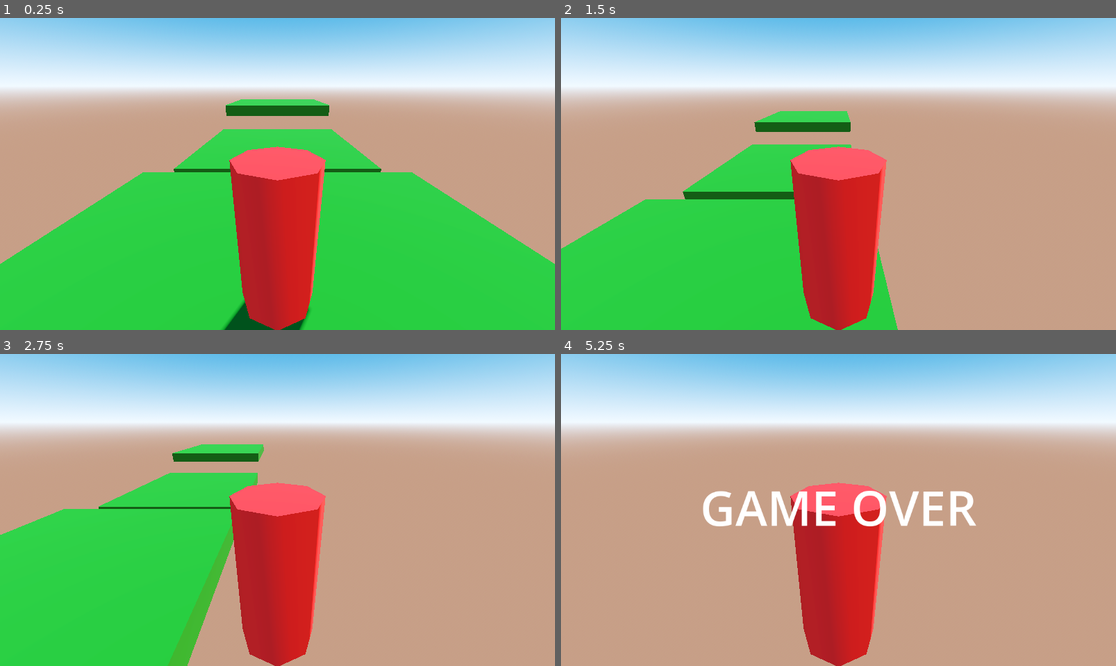
Above: before the commit, frames 1-4 (two rows, left to right).
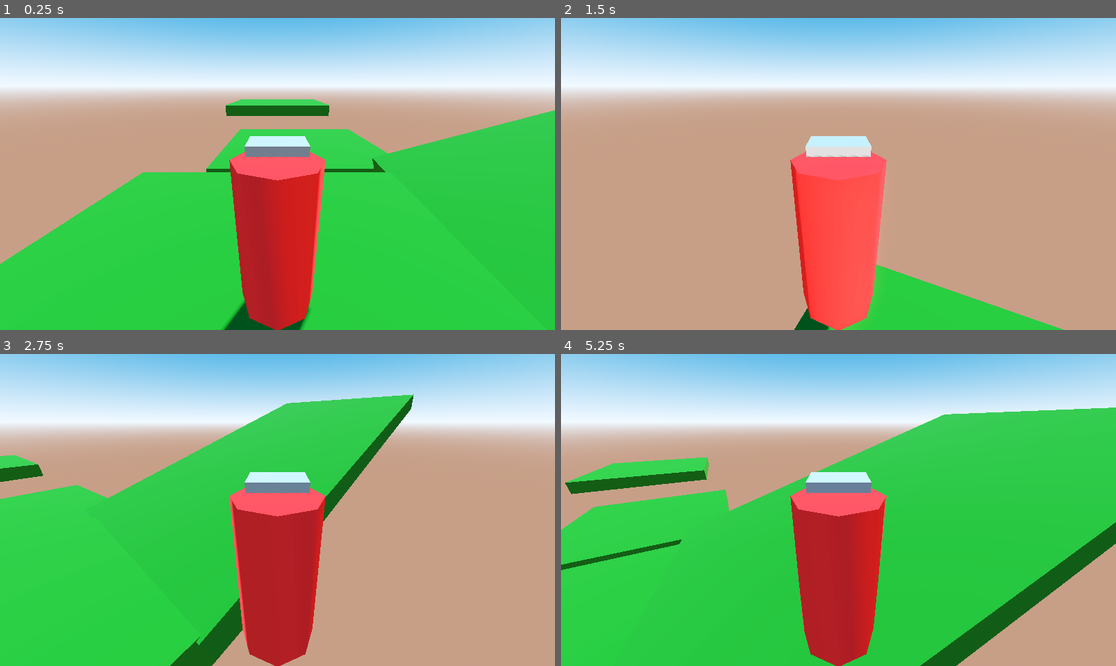
Above: after the commit, the same moments.

Repository: Jean1000levrai/survival3dTest
Game: Godot game, scene res://scenes/world.tscn
Two runs of this game, one before a commit and one after it. Both use one fixed random seed, a clock stepped at 60 frames per second and the inputs below.
Inputs (mouse positions are in pixels of both pictures, inside the frame that each line leads up to):
- Up to frame 1 (0.25 s): no input
- Up to frame 2 (1.5 s): move the mouse to (960, 158) at 0.52 s; hold D (move_right) 0.53-1.28 s; hold Shift (sprint, bound only after the commit) 0.53-1.28 s; tap Space (jump) at 0.77, 0.8, 1.07, 1.35 s; move the mouse to (727, 189) at 1.27 s; hold S (move_backward) from 1.28 s (still down)
- Up to frame 3 (2.75 s): tap Space (jump) at 1.52, 1.82, 2.3 s; tap Shift (sprint, bound only after the commit) at 1.55 s; move the mouse to (333, 441) at 2.02 s; release S (move_backward) at 2.03 s; hold D (move_right) from 2.03 s (still down); hold Shift (sprint, bound only after the commit) from 2.03 s (still down)
- Up to frame 4 (5.25 s): move the mouse to (810, 572) at 2.77 s; release D (move_right) at 2.78 s; release Shift (sprint, bound only after the commit) at 2.78 s; hold W (move_forward) 2.78-3.53 s; tap Shift (sprint, bound only after the commit) at 2.85, 4.35 s; tap Space (jump) at 3.02, 3.32, 4.52, 4.82 s; move the mouse to (1005, 556) at 3.52 s; hold Space (jump) 3.53-4.28 s; hold A (move_left) 3.53-5.03 s; move the mouse to (672, 463) at 4.27 s; move the mouse to (866, 510) at 5.02 s; hold S (move_backward) from 5.03 s (still down); hold Shift (sprint, bound only after the commit) from 5.03 s (still down)

The runs differ from the first frame. In frame 1, 9.5% of the frame differs, in the area x 31-100%, y 29-79%; in frame 2, 31%; in frame 3, 16%; in frame 4, 57%, in the area x 0-100%, y 17-100%.

Commit message:
camera mvt

Diff:
--- a/project.godot
+++ b/project.godot
@@ -47,3 +47,12 @@
 , Object(InputEventJoypadButton,"resource_local_to_scene":false,"resource_name":"","device":-1,"button_index":0,"pressure":0.0,"pressed":true,"script":null)
 ]
 }
+mouse_look={
+"deadzone": 0.2,
+"events": []
+}
+sprint={
+"deadzone": 0.2,
+"events": [Object(InputEventKey,"resource_local_to_scene":false,"resource_name":"","device":-1,"window_id":0,"alt_pressed":false,"shift_pressed":false,"ctrl_pressed":false,"meta_pressed":false,"pressed":false,"keycode":0,"physical_keycode":4194325,"key_label":0,"unicode":0,"location":0,"echo":false,"script":null)
+]
+}
--- /dev/null
+++ b/scenes/player.tscn
@@ -0,0 +1,32 @@
+[gd_scene load_steps=4 format=3 uid="uid://jwditt1f5iox"]
+
+[ext_resource type="Script" uid="uid://dg5qxmvxmn25r" path="res://scripts/character_body_3d.gd" id="1_3vyb7"]
+
+[sub_resource type="CapsuleShape3D" id="CapsuleShape3D_g2els"]
+
+[sub_resource type="StandardMaterial3D" id="StandardMaterial3D_qhqgy"]
+albedo_color = Color(1, 0.12941177, 0.11372549, 1)
+
+[node name="player" type="Node3D"]
+
+[node name="CharacterBody" type="CharacterBody3D" parent="."]
+transform = Transform3D(1, 0, 0, 0, 1, 0, 0, 0, 1, 0, 1.6952367, 0)
+script = ExtResource("1_3vyb7")
+SPRINT_MULTI = 1.5
+JUMP_VELOCITY = 6.0
+
+[node name="CollisionShape3D" type="CollisionShape3D" parent="CharacterBody"]
+transform = Transform3D(1, 0, 0, 0, 1, 0, 0, 0, 1, 0, -0.16580915, 0)
+shape = SubResource("CapsuleShape3D_g2els")
+
+[node name="body" type="CSGCylinder3D" parent="CharacterBody"]
+material = SubResource("StandardMaterial3D_qhqgy")
+
+[node name="eyes" type="CSGBox3D" parent="CharacterBody"]
+transform = Transform3D(1, 0, 0, 0, 1, 0, 0, 0, 1, 0, 1.0153055, -0.35547942)
+size = Vector3(0.7, 0.2, 0.5)
+
+[node name="cameraPivot" type="Node3D" parent="CharacterBody"]
+
+[node name="Camera3D" type="Camera3D" parent="CharacterBody/cameraPivot"]
+transform = Transform3D(1, 0, 0, 0, 0.91787934, 0.39685956, 0, -0.39685956, 0.91787934, 0, 1.7035444, 1.9949517)
--- a/scenes/world.tscn
+++ b/scenes/world.tscn
@@ -1,8 +1,11 @@
-[gd_scene load_steps=12 format=3 uid="uid://dehxo2xg4ie0h"]
+[gd_scene load_steps=10 format=3 uid="uid://dehxo2xg4ie0h"]
 
-[ext_resource type="Script" uid="uid://dg5qxmvxmn25r" path="res://scripts/character_body_3d.gd" id="1_nnsk1"]
+[ext_resource type="Script" uid="uid://3efq7223ifrx" path="res://scripts/world.gd" id="1_k0juu"]
 [ext_resource type="Script" uid="uid://bis2ec0whfgh7" path="res://scripts/area_3d.gd" id="2_rwgxs"]
-[ext_resource type="Script" uid="uid://doan7em3i3fub" path="res://scenes/area_3d_2.gd" id="3_4wyf3"]
+[ext_resource type="Script" path="res://area_3d_2.gd" id="3_4wyf3"]
+
+[sub_resource type="StandardMaterial3D" id="StandardMaterial3D_e5uuo"]
+albedo_color = Color(0.09985124, 0.43522072, 0, 1)
 
 [sub_resource type="ProceduralSkyMaterial" id="ProceduralSkyMaterial_e5uuo"]
 sky_top_color = Color(0, 0.42022273, 0.7414086, 1)
@@ -19,14 +22,6 @@
 tonemap_mode = 2
 glow_enabled = true
 
-[sub_resource type="StandardMaterial3D" id="StandardMaterial3D_e5uuo"]
-albedo_color = Color(0.09985124, 0.43522072, 0, 1)
-
-[sub_resource type="CapsuleShape3D" id="CapsuleShape3D_e5uuo"]
-
-[sub_resource type="StandardMaterial3D" id="StandardMaterial3D_nnsk1"]
-albedo_color = Color(1, 0.12941177, 0.11372549, 1)
-
 [sub_resource type="BoxShape3D" id="BoxShape3D_4wyf3"]
 size = Vector3(100, 1, 100)
 
@@ -34,6 +29,39 @@
 font_size = 100
 
 [node name="Node3D" type="Node3D"]
+script = ExtResource("1_k0juu")
+
+[node name="worldPlatforms" type="Node" parent="."]
+
+[node name="CSGBox3D" type="CSGBox3D" parent="worldPlatforms"]
+transform = Transform3D(1, 0, 0, 0, 1, 0, 0, 0, 1, 0, -0.33, 0)
+use_collision = true
+size = Vector3(10, 1, 10)
+material = SubResource("StandardMaterial3D_e5uuo")
+
+[node name="CSGBox3D2" type="CSGBox3D" parent="worldPlatforms"]
+transform = Transform3D(1, 0, 0, 0, 1, 0, 0, 0, 1, 1.5544481, -1.0539852, -12.081906)
+use_collision = true
+size = Vector3(10, 1, 10)
+material = SubResource("StandardMaterial3D_e5uuo")
+
+[node name="CSGBox3D3" type="CSGBox3D" parent="worldPlatforms"]
+transform = Transform3D(1, 0, 0, 0, 1, 0, 0, 0, 1, 0, 0.9270544, -23.534328)
+use_collision = true
+size = Vector3(10, 1, 10)
+material = SubResource("StandardMaterial3D_e5uuo")
+
+[node name="CSGBox3D4" type="CSGBox3D" parent="worldPlatforms"]
+transform = Transform3D(1, 0, 0, 0, 1, 0, 0, 0, 1, 0, -0.66, 0)
+use_collision = true
+size = Vector3(10, 1, 10)
+material = SubResource("StandardMaterial3D_e5uuo")
+
+[node name="CSGBox3D5" type="CSGBox3D" parent="worldPlatforms"]
+transform = Transform3D(0.12533323, -0.3246377, 0.93749774, 0, 0.9449489, 0.3272179, -0.9921147, -0.041011278, 0.118433505, 13.090534, 2.9202695, 0.36525106)
+use_collision = true
+size = Vector3(12, 1, 20)
+material = SubResource("StandardMaterial3D_e5uuo")
 
 [node name="WorldEnvironment" type="WorldEnvironment" parent="."]
 environment = SubResource("Environment_rwgxs")
@@ -41,39 +69,6 @@
 [node name="DirectionalLight3D" type="DirectionalLight3D" parent="."]
 transform = Transform3D(-0.8660254, -0.43301278, 0.25, 0, 0.49999997, 0.86602545, -0.50000006, 0.75, -0.43301266, 0, 0, 0)
 shadow_enabled = true
-
-[node name="CSGBox3D" type="CSGBox3D" parent="."]
-transform = Transform3D(1, 0, 0, 0, 1, 0, 0, 0, 1, 0, -0.32992268, 0)
-use_collision = true
-size = Vector3(10, 1, 10)
-material = SubResource("StandardMaterial3D_e5uuo")
-
-[node name="CSGBox3D2" type="CSGBox3D" parent="."]
-transform = Transform3D(1, 0, 0, 0, 1, 0, 0, 0, 1, 0, -1.0539852, -12.081906)
-use_collision = true
-size = Vector3(10, 1, 10)
-material = SubResource("StandardMaterial3D_e5uuo")
-
-[node name="CSGBox3D3" type="CSGBox3D" parent="."]
-transform = Transform3D(1, 0, 0, 0, 1, 0, 0, 0, 1, 0, 0.9270544, -23.534328)
-use_collision = true
-size = Vector3(10, 1, 10)
-material = SubResource("StandardMaterial3D_e5uuo")
-
-[node name="player" type="CharacterBody3D" parent="."]
-transform = Transform3D(1, 0, 0, 0, 1, 0, 0, 0, 1, 0, 1.6952367, 0)
-script = ExtResource("1_nnsk1")
-JUMP_VELOCITY = 6.0
-
-[node name="Camera3D" type="Camera3D" parent="player"]
-transform = Transform3D(1, 0, 0, 0, 0.91787934, 0.39685956, 0, -0.39685956, 0.91787934, 0, 1.7035444, 1.9949517)
-
-[node name="CollisionShape3D" type="CollisionShape3D" parent="player"]
-transform = Transform3D(1, 0, 0, 0, 1, 0, 0, 0, 1, 0, -0.16580915, 0)
-shape = SubResource("CapsuleShape3D_e5uuo")
-
-[node name="CSGCylinder3D" type="CSGCylinder3D" parent="player"]
-material = SubResource("StandardMaterial3D_nnsk1")
 
 [node name="Area3D" type="Area3D" parent="."]
 transform = Transform3D(1, 0, 0, 0, 1, 0, 0, 0, 1, 0, -18, 0)
--- a/scripts/area_3d.gd
+++ b/scripts/area_3d.gd
@@ -1,10 +1,13 @@
 extends Area3D
 
+# var PLAYER = $"../player"
 
 func _ready() -> void:
 	body_entered.connect(_on_body_entered)
+	print("ok")
 
 func _on_body_entered(body: Node3D) -> void:
+	print("good")
 	if body.name == "player":
 		print("u died lol")
 		$"../Label".visible = true
--- a/scripts/character_body_3d.gd
+++ b/scripts/character_body_3d.gd
@@ -2,30 +2,47 @@
 
 
 @export var SPEED = 5.0
+@export var SPRINT_MULTI = 2.0
 @export var JUMP_VELOCITY = 4.5
+@export var sens = .5
 
 func _ready() -> void:
 	print("hello world!")
 
+func _input(event: InputEvent) -> void:
+	if event is InputEventMouseMotion:
+		rotate_y(-deg_to_rad(event.relative.x * sens))
 
-func _physics_process(delta: float) -> void:
-	# Add the gravity.
+
+func movement(delta: float) -> void:
 	if not is_on_floor():
 		velocity += get_gravity() * delta
 
-	# Handle jump.
-	if Input.is_action_just_pressed("jump") and is_on_floor():
+	if Input.is_action_pressed("jump") and is_on_floor():
 		velocity.y = JUMP_VELOCITY
 
-	# Get the input direction and handle the movement/deceleration.
-	# As good practice, you should replace UI actions with custom gameplay actions.
-	var input_dir := Input.get_vector("move_left", "move_right", "move_forward", "move_backward")
-	var direction := (transform.basis * Vector3(input_dir.x, 0, input_dir.y)).normalized()
-	if direction:
+	var input_dir = Vector3.ZERO
+	if Input.is_action_pressed("move_backward"):
+		input_dir.z = 1
+	if Input.is_action_pressed("move_forward"):
+		input_dir.z = -1
+	if Input.is_action_pressed("move_left"):
+		input_dir.x = -1
+	if Input.is_action_pressed("move_right"):
+		input_dir.x = 1
+
+	input_dir = input_dir.normalized()
+
+	var direction = transform.basis * input_dir
+	if Input.is_action_pressed("sprint"):
+		velocity.x = direction.x * SPEED * SPRINT_MULTI
+		velocity.z = direction.z * SPEED * SPRINT_MULTI
+	else:
 		velocity.x = direction.x * SPEED
 		velocity.z = direction.z * SPEED
-	else:
-		velocity.x = move_toward(velocity.x, 0, SPEED)
-		velocity.z = move_toward(velocity.z, 0, SPEED)
 
 	move_and_slide()
+
+
+func _physics_process(delta: float) -> void:
+	movement(delta)
--- /dev/null
+++ b/scripts/world.gd
@@ -0,0 +1,8 @@
+extends Node3D
+
+var player_instance: Node
+
+func _ready() -> void:
+	var enemy_scene = preload("res://scenes/player.tscn")
+	player_instance = enemy_scene.instantiate()
+	add_child(player_instance)
Renamed: scenes/area_3d_2.gd -> scripts/area_3d_2.gd
Renamed: scenes/area_3d_2.gd.uid -> scripts/area_3d_2.gd.uid
Not shown, added: scripts/world.gd.uid
